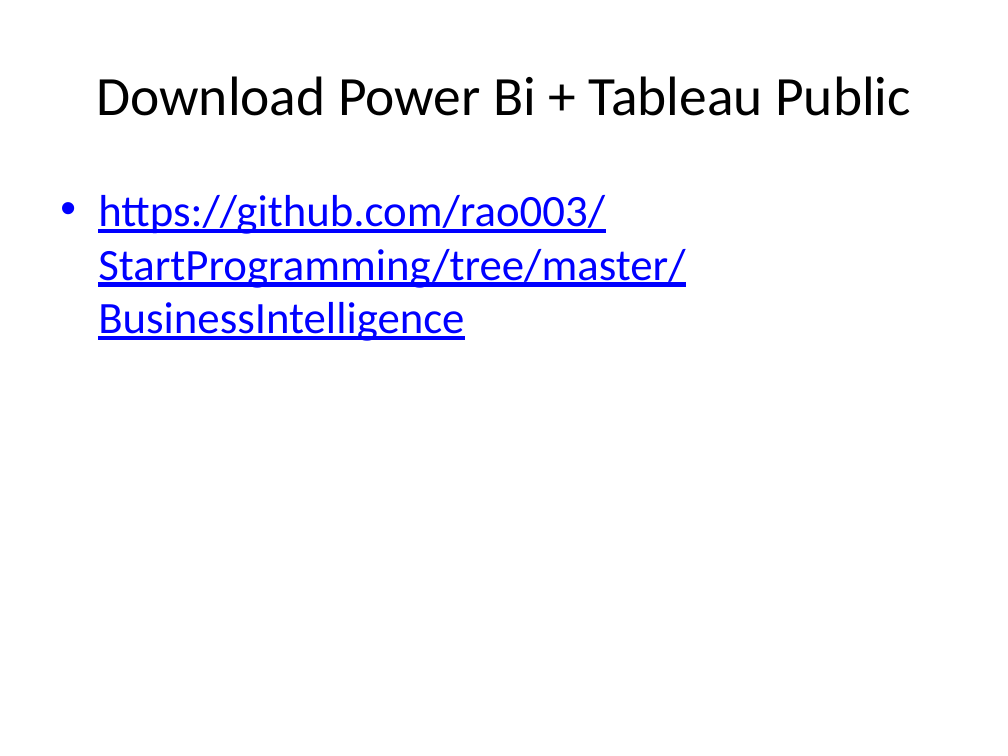
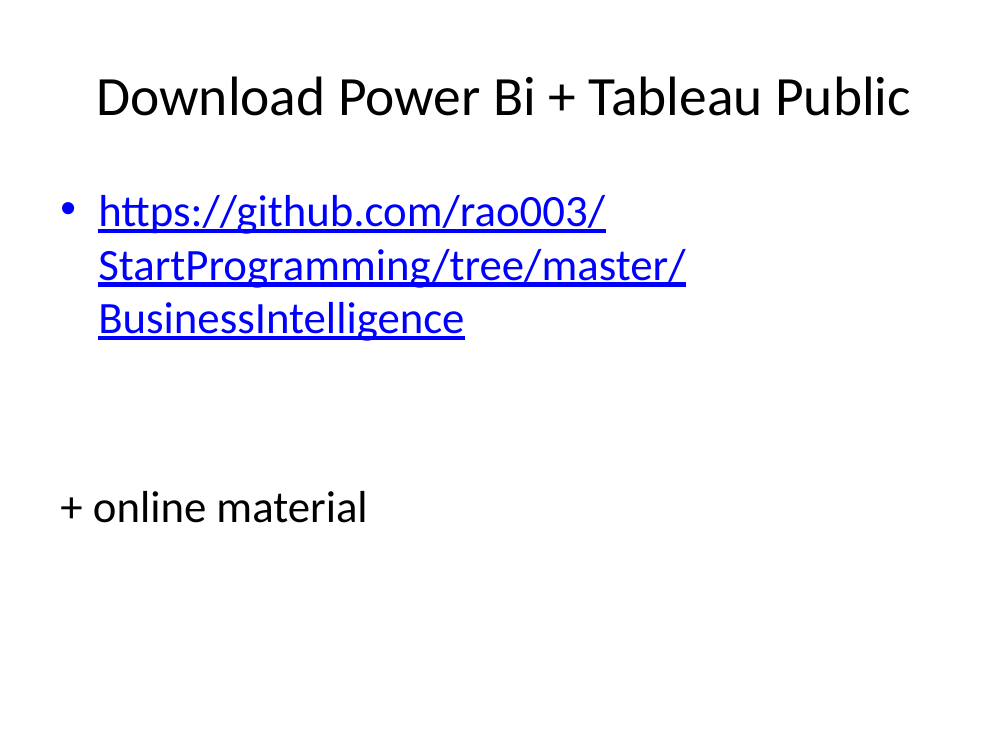
Before and after one commit to rao003/StartProgramming, a slide deck: slide 3 of BusinessIntelligence/Business Intelligence - VHS.pptx. Drawn at 1008x756 pixels with LibreOffice and Linux fonts; fonts in the diff are those of the drawing. Boxes give left, top, right and bottom in pixels: in the first picture for what was removed or moved away, otherwise in the second. Text is boxed around its words. In the diff, an @@ line names an element or a change of style, - is before the commit and + after.

```diff
--- a/BusinessIntelligence/Business Intelligence - VHS.pptx
+++ b/BusinessIntelligence/Business Intelligence - VHS.pptx
@@ text at [93, 491, 367, 523]: paragraph added @@
++ online material
```
Also in this commit, not shown: 3 other slides changed, 3 slides added, 1 other file.
